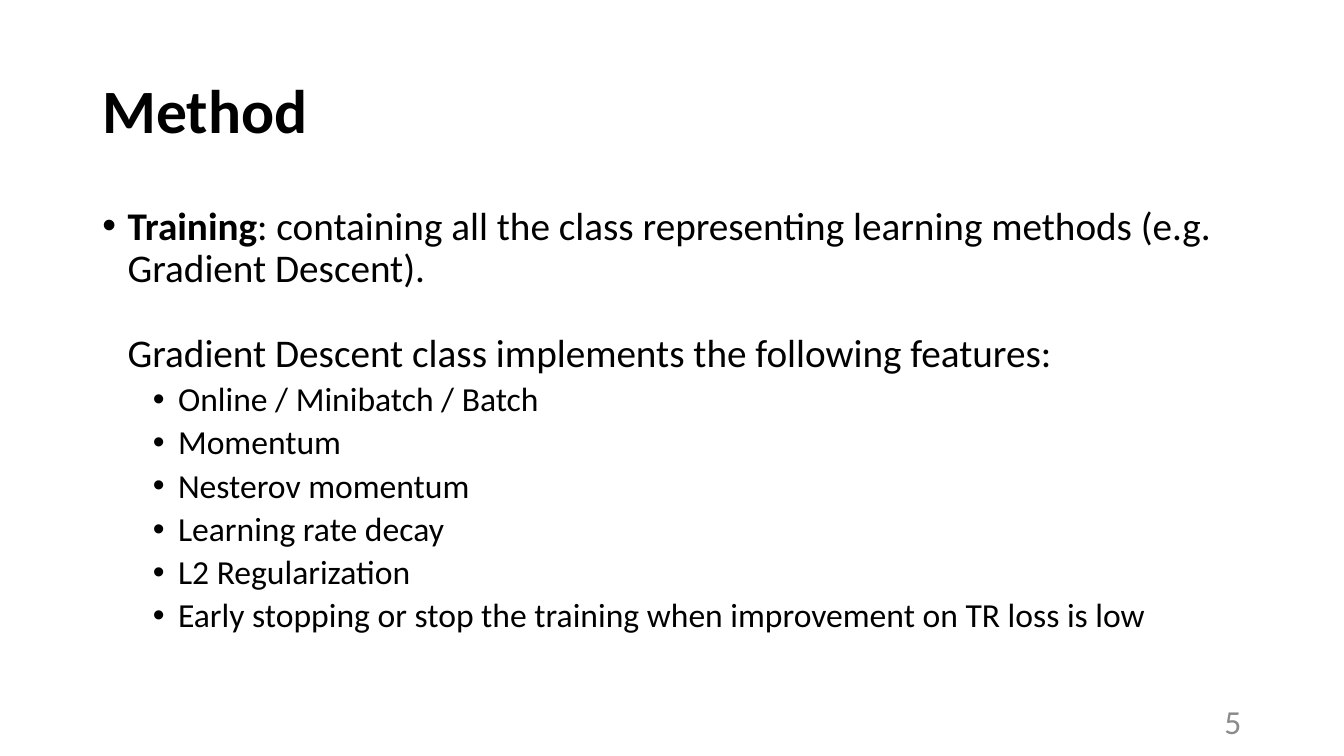
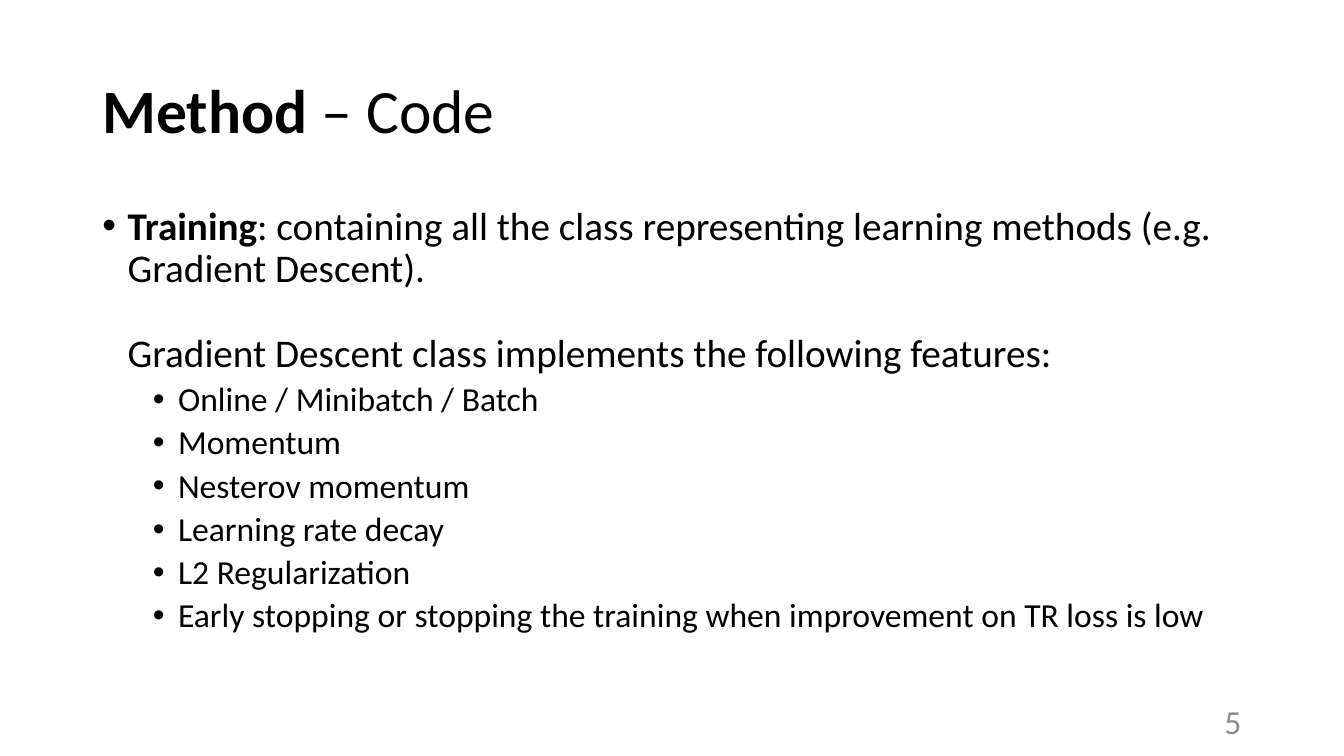
Before and after one commit to tommasoDR/NN-Implementation, a slide deck: slide 5 of Report.pptx. Drawn at 1344x756 pixels with LibreOffice and Linux fonts; fonts in the diff are those of the drawing. Boxes give left, top, right and bottom in pixels: in the first picture for what was removed or moved away, otherwise in the second. Text is boxed around its words. In the diff, an @@ line names an element or a change of style, - is before the commit and + after.

```diff
--- a/Report.pptx
+++ b/Report.pptx
@@ title at [102, 89, 494, 134]: text changed @@
-Method
+Method – Code
@@ text at [178, 603, 1203, 633]: text changed @@
-  • Early stopping or stop the training when improvement on TR loss is low
+  • Early stopping or stopping the training when improvement on TR loss is low
```
Also in this commit, not shown: 11 other slides changed, 3 slides added, 4 other files.
